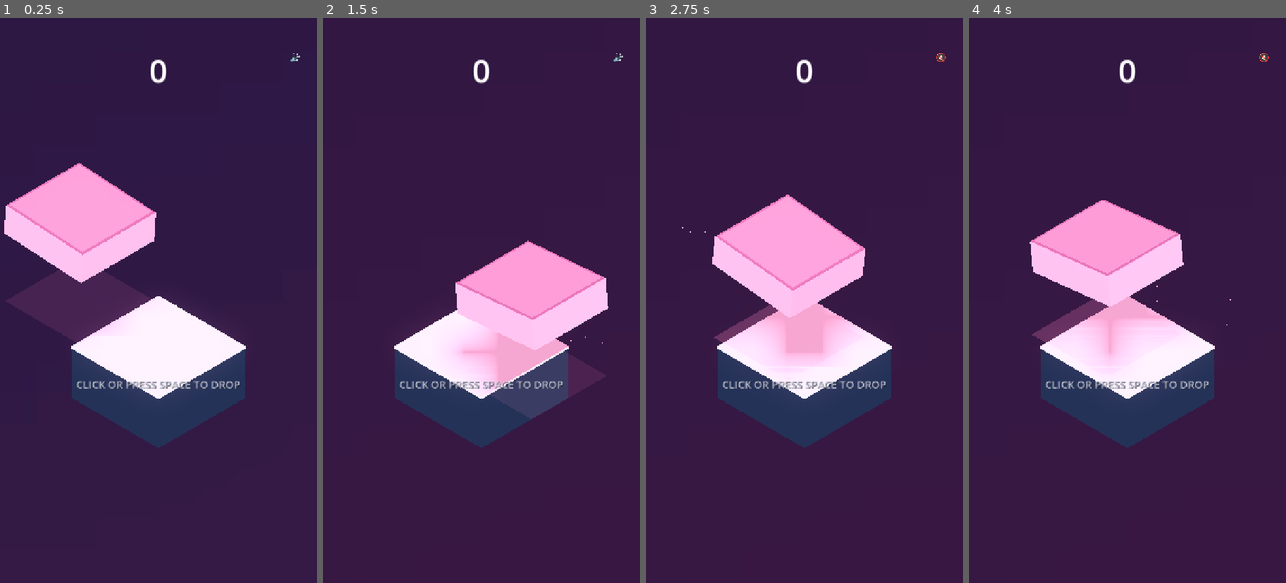
Above: before the commit, frames 1-4 (left to right).
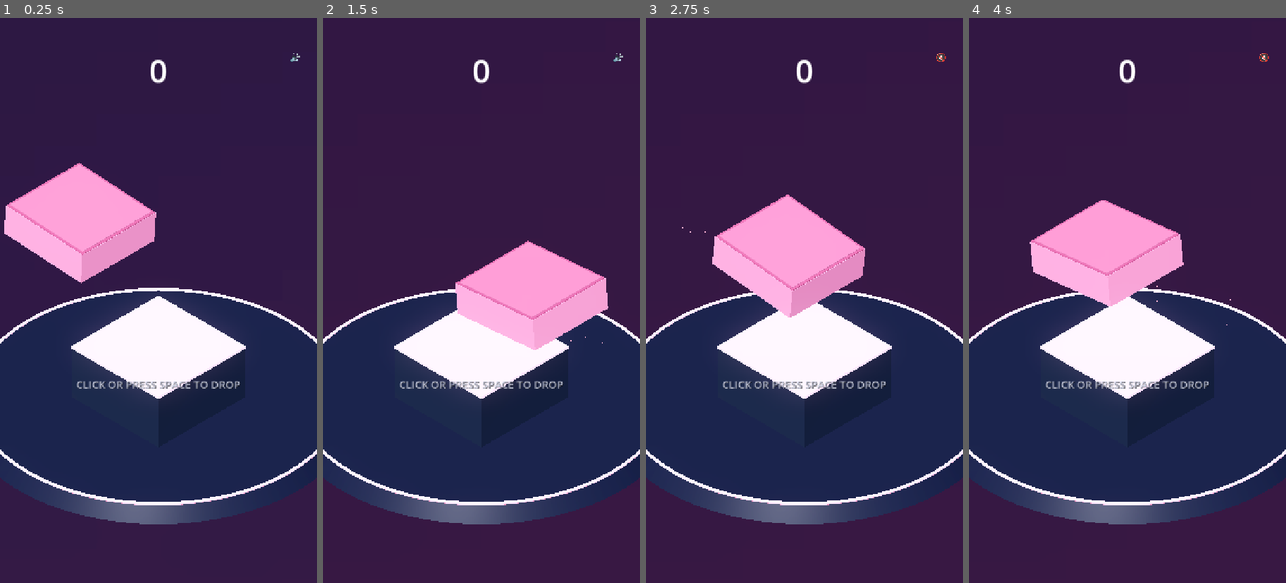
Above: after the commit, the same moments.

Repository: AakashJ91/stack
Game: Godot game, scene res://scenes/main.tscn
Two runs of this game, one before a commit and one after it. Both use one fixed random seed, a clock stepped at 60 frames per second and the inputs below.
Inputs:
- Up to frame 1 (0.25 s): no input
- Up to frame 2 (1.5 s): click "🔊" at 0.5 s; click "🔇" at 1.25 s
- Up to frame 3 (2.75 s): click "🔊" at 2 s
- Up to frame 4 (4 s): click "🔇" at 2.75 s; click "🔊" at 3.5 s

The runs differ from the first frame. In frame 1, 9.7% of the frame differs, in the area x 0-100%, y 34-90%; in frame 2, 29%; in frame 3, 30%; in frame 4, 30%, in the area x 0-100%, y 38-90%.

Commit message:
Add shadow-casting directional light and shadow-receiving stage platform

Diff:
--- a/scenes/main.tscn
+++ b/scenes/main.tscn
@@ -48,10 +48,15 @@
 environment = SubResource("Environment_main")
 
 [node name="DirectionalLight3D" type="DirectionalLight3D" parent="."]
-transform = Transform3D(0.707107, -0.408248, 0.57735, 0, 0.816497, 0.57735, -0.707107, -0.408248, 0.57735, 10, 18, 10)
+transform = Transform3D(0.882948, 0.370335, 0.289139, 0, 0.615661, -0.788011, -0.469472, 0.695772, 0.543597, 8, 14, 8)
+light_color = Color(1, 0.98, 0.95, 1)
+light_energy = 0.88
 shadow_enabled = true
-shadow_bias = 0.04
-directional_shadow_max_distance = 60.0
+shadow_bias = 0.015
+shadow_normal_bias = 1.8
+shadow_blur = 1.2
+directional_shadow_mode = 0
+directional_shadow_max_distance = 36.0
 
 [node name="CameraPivot" type="Node3D" parent="."]
 transform = Transform3D(1, 0, 0, 0, 1, 0, 0, 0, 1, 0, 3.5, 0)
--- a/scripts/cube_slider.gd
+++ b/scripts/cube_slider.gd
@@ -55,13 +55,15 @@
 
 	# Start from outside the stack
 	current_time = -PI * 0.5
-	guide_mesh_instance.visible = true
+	if guide_mesh_instance:
+		guide_mesh_instance.visible = false
 
 func attach_box(box: Node3D) -> void:
 	current_box = box
 	box.state = box.BoxState.ATTACHED
 	was_aligned = false
-	guide_mesh_instance.visible = true
+	if guide_mesh_instance:
+		guide_mesh_instance.visible = false
 
 func _process(delta: float) -> void:
 	if not is_active:
--- a/scripts/main.gd
+++ b/scripts/main.gd
@@ -45,6 +45,8 @@
 var active_box: Node3D = null
 
 var pedestal_rim: MeshInstance3D
+var stage_dais: MeshInstance3D
+var stage_rim: MeshInstance3D
 
 # Gradient Background Components
 var bg_quad: MeshInstance3D
@@ -204,18 +206,58 @@
 	if env:
 		env.background_mode = Environment.BG_COLOR
 		env.background_color = Color(0.08, 0.09, 0.14) # Deep slate midnight
-		env.ambient_light_color = Color(0.68, 0.72, 0.82)
-		env.ambient_light_energy = 0.55
+		env.ambient_light_color = Color(0.60, 0.65, 0.78)
+		env.ambient_light_energy = 0.40
 		env.glow_enabled = true
 		env.glow_intensity = 0.30
 		env.glow_bloom = 0.05
 
 	var light = $DirectionalLight3D as DirectionalLight3D
 	if light:
-		light.light_color = Color(1.0, 1.0, 1.0)
-		light.light_energy = 0.80
+		light.rotation_degrees = Vector3(-52, 28, 0)
+		light.light_color = Color(1.0, 0.98, 0.95)
+		light.light_energy = 0.88
+		light.shadow_enabled = true
+		light.directional_shadow_mode = DirectionalLight3D.SHADOW_ORTHOGONAL
+		light.directional_shadow_max_distance = 36.0
+		light.shadow_bias = 0.015
+		light.shadow_normal_bias = 1.8
+		light.shadow_blur = 1.2
 
 func _create_pedestal() -> void:
+	# Architectural Stage Dais (Receives pedestal & tower shadows)
+	stage_dais = MeshInstance3D.new()
+	var cyl = CylinderMesh.new()
+	cyl.top_radius = 4.2
+	cyl.bottom_radius = 4.5
+	cyl.height = 0.35
+	cyl.radial_segments = 64
+	stage_dais.mesh = cyl
+	stage_dais.position = Vector3(0, -1.55, 0)
+	var dais_mat = StandardMaterial3D.new()
+	dais_mat.albedo_color = Color(0.12, 0.14, 0.22)
+	dais_mat.metallic = 0.15
+	dais_mat.roughness = 0.45
+	stage_dais.material_override = dais_mat
+	add_child(stage_dais)
+
+	# Glowing accent rim on stage dais
+	stage_rim = MeshInstance3D.new()
+	var torus = TorusMesh.new()
+	torus.inner_radius = 4.16
+	torus.outer_radius = 4.24
+	torus.rings = 64
+	torus.ring_segments = 16
+	stage_rim.mesh = torus
+	stage_rim.position = Vector3(0, -1.37, 0)
+	var stage_rim_mat = StandardMaterial3D.new()
+	stage_rim_mat.albedo_color = Color(0.4, 0.6, 0.95)
+	stage_rim_mat.emission_enabled = true
+	stage_rim_mat.emission = Color(0.3, 0.6, 1.0)
+	stage_rim_mat.emission_energy_multiplier = 0.8
+	stage_rim.material_override = stage_rim_mat
+	add_child(stage_rim)
+
 	base_pedestal = MeshInstance3D.new()
 	var box_m = BoxMesh.new()
 	box_m.size = Vector3(2.8, 1.4, 2.8)
@@ -279,13 +321,18 @@
 	palette_index = (palette_index + 1) % PALETTES.size()
 	current_palette_start_hue = randf()
 
-	# Harmonize pedestal accent rim with the starting hue
+	# Harmonize pedestal and stage accent rims with the starting hue
 	var first_box_color = _get_box_shade(0)
 	if is_instance_valid(pedestal_rim) and pedestal_rim.material_override:
 		var rm = pedestal_rim.material_override as StandardMaterial3D
 		rm.albedo_color = first_box_color
 		rm.emission = first_box_color
 		rm.emission_energy_multiplier = 0.85
+	if is_instance_valid(stage_rim) and stage_rim.material_override:
+		var srm = stage_rim.material_override as StandardMaterial3D
+		srm.albedo_color = first_box_color
+		srm.emission = first_box_color
+		srm.emission_energy_multiplier = 0.80
 
 	# Update gradient background colors smoothly to match new palette
 	var pal = PALETTES[palette_index % PALETTES.size()]
@@ -547,6 +594,13 @@
 	camera_pivot.position.x = lerp(camera_pivot.position.x, target_camera_x, delta * 3.0)
 	camera_pivot.position.z = lerp(camera_pivot.position.z, target_camera_z, delta * 3.0)
 
+	# Keep light source focused near active stack height for optimal shadow mapping
+	var light = $DirectionalLight3D as DirectionalLight3D
+	if light:
+		light.position.y = camera_pivot.position.y + 12.0
+		light.position.x = camera_pivot.position.x + 8.0
+		light.position.z = camera_pivot.position.z + 8.0
+
 	# Screen shake decay
 	if screen_shake_trauma > 0.0:
 		screen_shake_trauma = max(screen_shake_trauma - delta * 2.0, 0.0)
